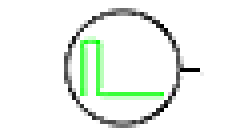
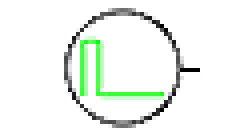
Layers edited between the first and the second 240px x 140px image:
painted on "Layer 3", masked it over [64, 8, 204, 128]
hid "Background" over [64, 8, 204, 128]
